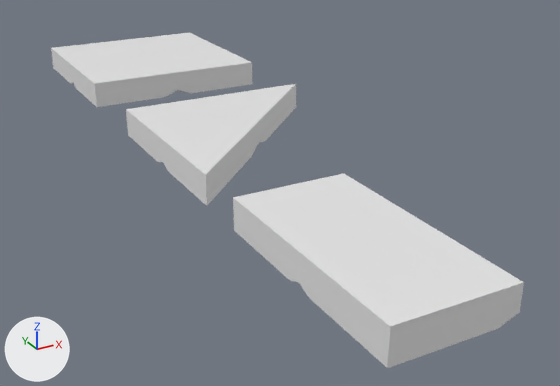
The FBX model Export Art/GasStation/Exterior/GasStationRoof.fbx as it was, and as the next commit left it.
Before and after are seen from a 50 mm lens placed at (-3.29, -6.41, 2.54), pointed at (0.18, -0.11, -0.61). Every picture has the same lights, and +X, +Y and +Z are marked at lower left. The older version comes first. Where no turn or scale is listed for an object, it has been applied to the vertices. Vertices at exactly the same position are counted once.

The first picture shows 'GasStationRoof'.
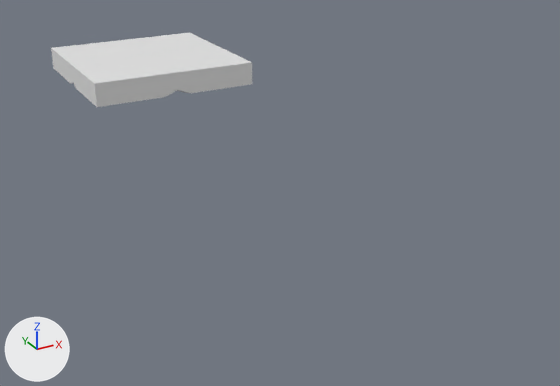
The newer file is also turned or shifted as a whole; pictures and numbers use the older file's frame.

Edits to the scene script, one JSON object a line:
```json
{"block": "me_gasstationroof", "where": "# used by ob_gasstationroof; location = (-1.0, -2.518, 0.14)"}
{"op": "remove", "block": "me_gasstationroof", "code": "me_gasstationroof.from_pydata(...)  # 222 vertices, 201 faces; spans x 0.0..2.0, y -1.0..6.62, z -0.28..0.0"}
{"op": "add", "block": "me_gasstationroof", "code": "me_gasstationroof.from_pydata(...)  # 97 vertices, 93 faces; spans x 0.0..2.0, y 4.62..6.62, z -0.28..0.0"}
{"block": "me_gasstationroof", "change": "me_gasstationroof part 1: the loose piece of 65 vertices spanning x 0.0..2.0, y 1.52..3.52, z -0.28..0.0 is deleted"}
{"block": "me_gasstationroof", "change": "me_gasstationroof part 2: the loose piece of 60 vertices spanning x 0.0..1.0, y -1.0..1.0, z -0.28..0.0 is deleted"}
```

What differs and where, as boxes (x1, y1, x2, y2) in the pictures (560 x 386 px):
```json
{"object": "GasStationRoof", "change": "reshaped", "before": [51, 33, 524, 368], "after": [51, 33, 252, 107], "on screen": "57% narrower, 78% shorter"}
{"part": 1, "of": "me_gasstationroof", "change": "deleted", "before": [126, 84, 296, 206]}
{"part": 2, "of": "me_gasstationroof", "change": "deleted", "before": [233, 174, 524, 368]}
```
